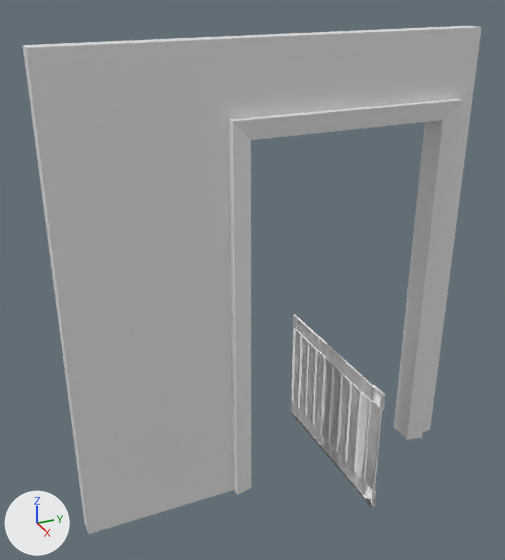
Renders of the Blender file Assets/StaticMesh/Dollhouse/Master_Blend/Dollhouse.blend from each side of a commit.
Rendered twice from a camera (50 mm lens) standing at (6.05, -3.74, 5.62) and looking at (-0.12, -0.97, 2.54). The lights are fixed; the arrows at lower left show +X, +Y and +Z. The same objects are shown in both versions, whatever each file hides.

Names of what the first picture shows: 'DH_3D_5x5_SideWall_Door', 'DH_3D_WallMoulding', 'DH_3D_WallMoulding_High'.
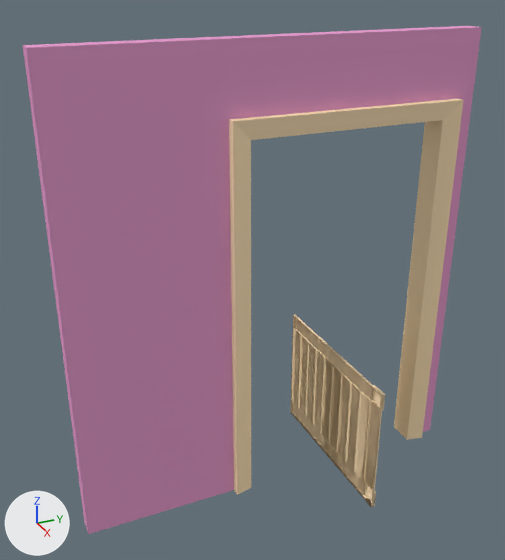
Patch to the scene script:
```diff
--- a/Assets/StaticMesh/Dollhouse/Master_Blend/Dollhouse.blend.py
+++ b/Assets/StaticMesh/Dollhouse/Master_Blend/Dollhouse.blend.py
@@ mat_moulding @@
 mat_moulding = diffuse_material('Moulding')
-mat_moulding.base_color = (1.0, 1.0, 1.0)  # white #ffffff
+mat_moulding.base_color = (1.0, 0.782, 0.497)  # beige #ffe5bb
@@ mat_wall @@
+mat_wall = diffuse_material('Wall')
+mat_wall.base_color = (0.8, 0.346, 0.623)  # pink #e79fcf
@@ me_dh_3d_5x5_sidewall_door @@
 # used by ob_dh_3d_5x5_sidewall_door; location = (0.0, 0.0, 0.0)
-me_dh_3d_5x5_sidewall_door.from_pydata(...)  # 40 vertices, 38 faces; spans x -0.2..0.2, y -3.0..1.5, z 0.0..5.0
+me_dh_3d_5x5_sidewall_door.from_pydata(...)  # 32 vertices, 32 faces; spans x -0.2..0.2, y -3.0..1.5, z 0.0..5.0
+# me_dh_3d_5x5_sidewall_door part 1
+# 8 vertices are removed from x -0.1..0.1, y -1.1..1.1, z 0.0..4.1
+# 15 faces are deleted
+# 9 new faces join them, mat_moulding (beige #ffe5bb)
+# me_dh_3d_5x5_sidewall_door part 2: 11 faces spanning x -0.1..0.1, y -3.0..1.5, z 0.0..5.0 switch from no material to mat_wall (pink #e79fcf)
+# me_dh_3d_5x5_sidewall_door part 3: 12 faces spanning x -0.2..0.2, y -1.3..1.3, z 0.0..4.3 switch from no material to mat_moulding (beige #ffe5bb)
```

Pixel boxes [x1, y1, x2, y2] of what changed, in the pictures (505 x 560 px):
'DH_3D_5x5_SideWall_Door', recoloured
    both: [23, 26, 482, 534]
'DH_3D_WallMoulding_High', recoloured (white to beige)
    both: [291, 315, 385, 507]
'DH_3D_WallMoulding', recoloured
    both: [290, 316, 385, 507]
part 1 of me_dh_3d_5x5_sidewall_door, cut back
    both: [394, 120, 443, 439]
part 2 of me_dh_3d_5x5_sidewall_door, recoloured
    both: [23, 26, 482, 534]
part 3 of me_dh_3d_5x5_sidewall_door, recoloured (white to beige)
    both: [229, 99, 464, 495]
